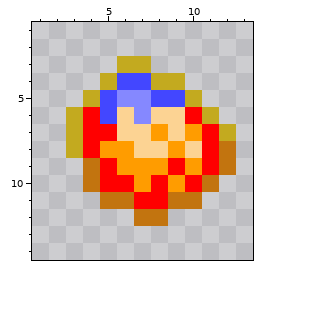
Two versions of one pixel-art sprite, Namok Mod/items/generic/crafting/piedrafilosofal.png. This is how it looked before the edit.
The file is 16x16 pixels. Colours within 5 levels of each other are drawn and written as one. Shown: x 1..13, y 1..14.
The same view after the edit:
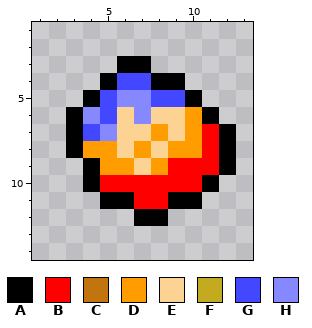
Palette (. is transparent): A #000000  B #ff0000  C #c2740f  D #ff9c00  E #fcd393  F #c3aa1f  G #4347ff  H #8588ff
The edit:
@@ x 1..13 @@
  2 .............
- 3 .....FF......
- 4 ....FGGFF....
- 5 ...FGHHGGF...
- 6 ..FBGEHEEBF..
- 7 ..FBBEEDEDBF.
- 8 ..FBDDEEDEBC.
- 9 ...CBDDDBDBC.
-10 ...CBBDBDBC..
-11 ....CCBBCC...
-12 ......CC.....
+ 3 .....AA......
+ 4 ....AGGAA....
+ 5 ...AGHHGGA...
+ 6 ..AHGEHEEDA..
+ 7 ..AGHEEDEDBA.
+ 8 ..ADDEDEDDBA.
+ 9 ...ADDEDBBBA.
+10 ...ABBBBBBA..
+11 ....AABBAA...
+12 ......AA.....
 13 .............
Pixel boxes of the changes (left, top, right, bottom) in both pictures:
changed: (66, 56, 236, 226)
